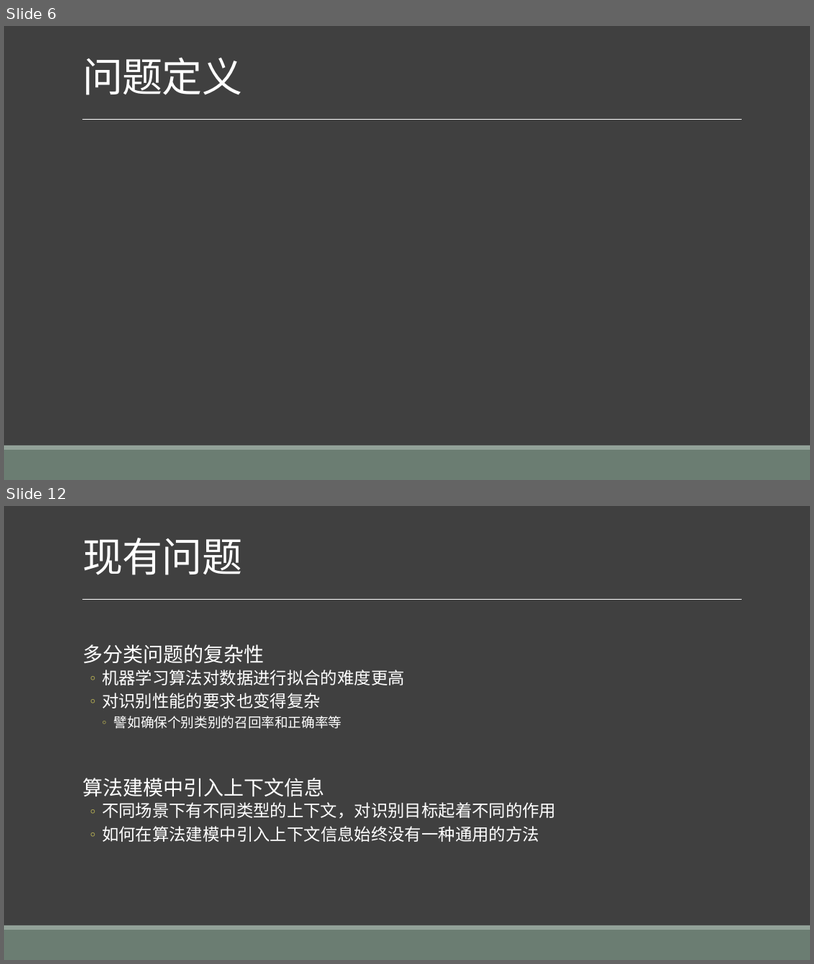
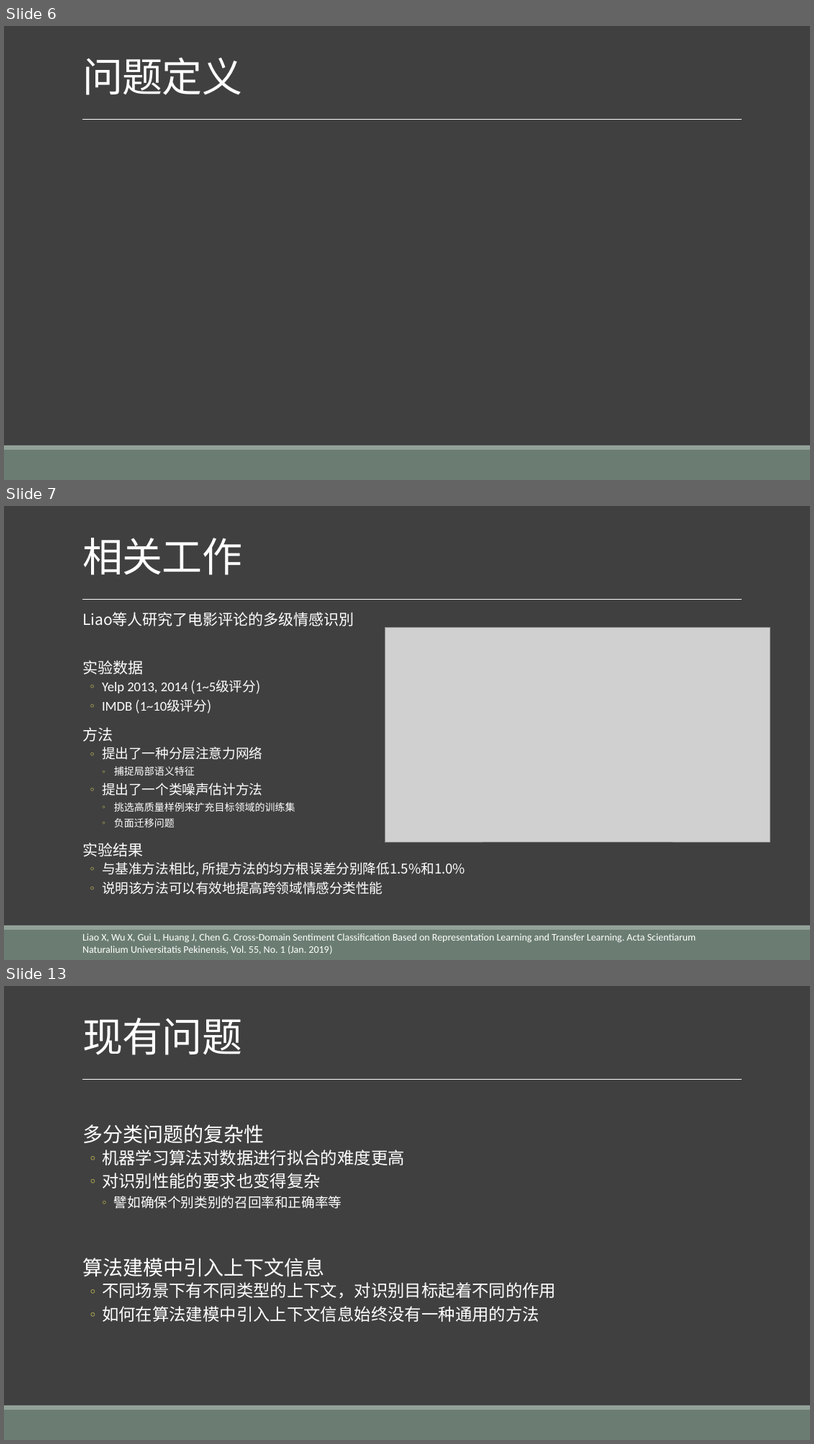
Before and after one commit to liangxh/grad2019, a slide deck: 计研163_梁锡豪_2016211014.pptx. Shown one above the other, each under a label of ours: slides 6 and 12 before the commit, slides 6, 7 and 13 after it; the slides between them are not shown. The pictures are 814x964 and 814x1444 pixels, drawn with LibreOffice and Linux fonts; fonts in the diff are those of the drawing; grey boxes stand for pictures. Boxes give left, top, right and bottom in pixels: in the first picture for what was removed or moved away, otherwise in the second. Text is boxed around its words. In the diff, an @@ line names an element or a change of style, - is before the commit and + after.

```diff
--- a/计研163_梁锡豪_2016211014.pptx
+++ b/计研163_梁锡豪_2016211014.pptx
@@ slide 7 added at [4,506,810,960], background #404040; not listed: 3 template elements that a slide beside it also shows @@
@@ title added at [82,538,242,575], 48 pt, text #FFFFFF @@
+相关工作
@@ text added at [82,612,466,894], 16 pt, text #FFFFFF @@
+  Liao等人研究了电影评论的多级情感识別
+  实验数据
+  ◦ Yelp 2013, 2014 (1~5级评分)
+  ◦ IMDB (1~10级评分)
+  方法
+  ◦ 提出了一种分层注意力网络
+    ◦ 捕捉局部语义特征
+  ◦ 提出了一个类噪声估计方法
+    ◦ 挑选高质量样例来扩充目标领域的训练集
+    ◦ 负面迁移问题
+  实验结果
+  ◦ 与基准方法相比, 所提方法的均方根误差分别降低1.5%和1.0%
+  ◦ 说明该方法可以有效地提高跨领域情感分类性能
@@ picture added at [385,628,771,842] @@
@@ text added at [82,933,697,954], 12 pt, text #FFFFFF @@
+Liao X, Wu X, Gui L, Huang J, Chen G. Cross-Domain Sentiment Classification Based on Representation Learning and Transfer Learning. Acta Scientiarum Naturalium Universitatis Pekinensis, Vol. 55, No. 1 (Jan. 2019)
@@ what was slide 12 is now slide 13 @@
```
Also in this commit, not shown: 8 slides changed, 1 other slide added, 1 slide removed.
